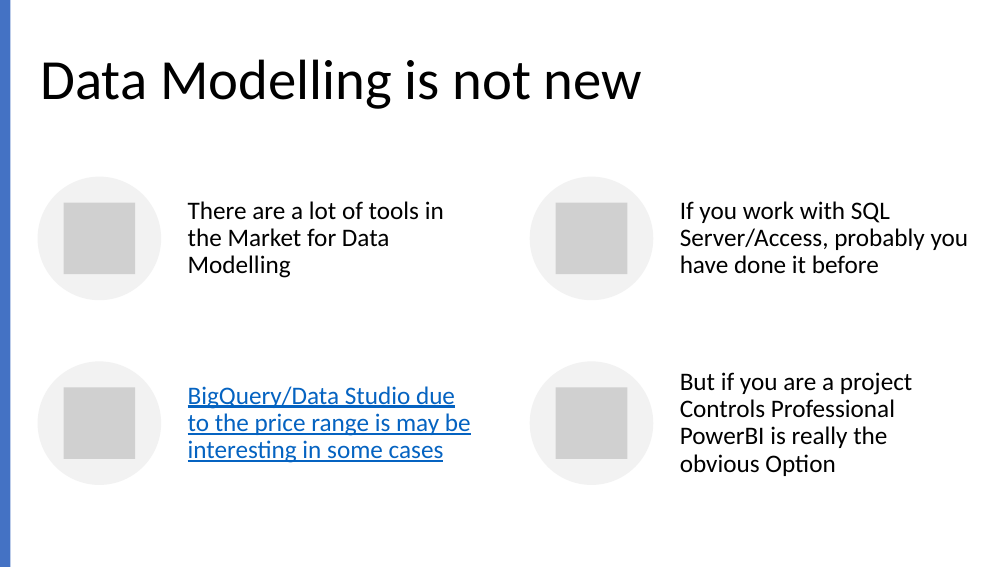
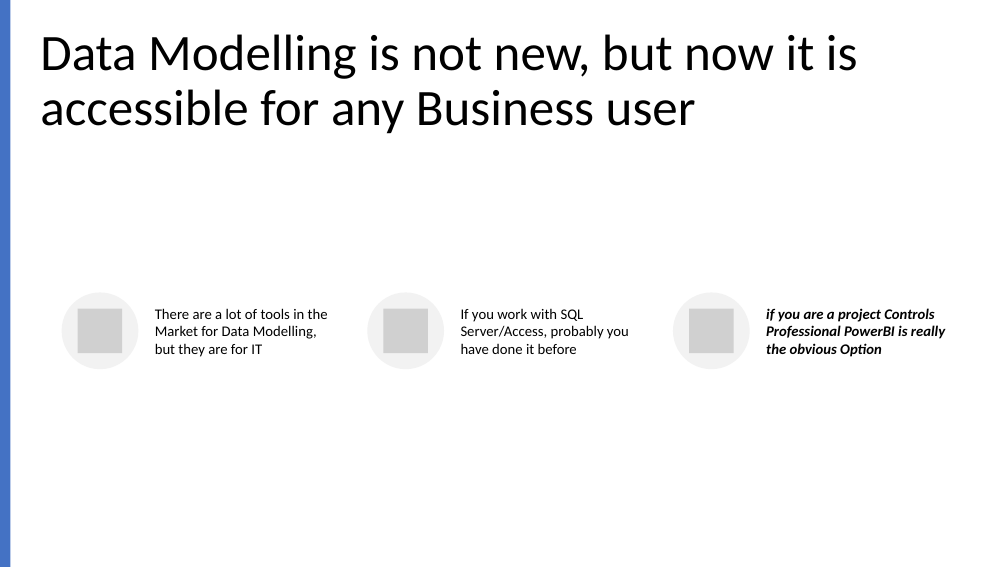
Before and after one commit to djouallah/projectcontrolpresentation, a slide deck: slide 5 of PowerBI as an integration tool in Project Controls.pptx. Drawn at 1008x567 pixels with LibreOffice and Linux fonts; fonts in the diff are those of the drawing; grey boxes stand for pictures. Boxes give left, top, right and bottom in pixels: in the first picture for what was removed or moved away, otherwise in the second. Text is boxed around its words. In the diff, an @@ line names an element or a change of style, - is before the commit and + after.

```diff
--- a/PowerBI as an integration tool in Project Controls.pptx
+++ b/PowerBI as an integration tool in Project Controls.pptx
@@ title at (40,34,858,134): text changed; size 54 to 48.6 pt @@
-Data Modelling is not new
+Data Modelling is not new, but now it is accessible for any Business user
@@ ellipse: place and size @@
-ellipse at (38,361,161,485)
+ellipse at (61,293,138,370)
@@ ellipse added at (368,293,445,370), fill #F2F2F2 @@
@@ text "If you work with SQL ...": place and size @@
-text "If you work with SQL ..." at (680,201,969,273)
+text "If you work with SQL ..." at (461,309,629,354)
@@ text "If you work with SQL ..." at (461,309,629,354): size 24 to 14 pt; line spacing 0.9 to 1; less space between paragraphs @@
@@ ellipse added at (673,293,750,370), fill #F2F2F2 @@
@@ picture: place and size @@
-picture at (64,203,135,274)
+picture at (78,309,123,353)
@@ text at (155,308,328,357): text changed; size 24 to 14 pt @@
-There are a lot of tools in the Market for Data Modelling
+There are a lot of tools in the Market for Data Modelling, but they are for IT
@@ picture: place and size @@
-picture at (556,203,628,274)
+picture at (383,309,428,353)
@@ picture: place and size @@
-picture at (64,387,135,459)
+picture at (689,309,734,353)
@@ text at (766,308,945,357): text changed; size 24 to 14 pt; bold on; italic on @@
-But if you are a project Controls Professional PowerBI is really the obvious Option
+if you are a project Controls Professional PowerBI is really the obvious Option
@@ group removed at (38,177,653,485): 3 ellipses, 1 text, 1 picture @@
-BigQuery/Data Studio due to the price range is may be interesting in some cases
```
